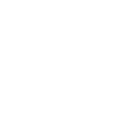
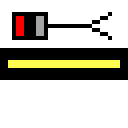
The second w=128, h=128 image is a revision of the first. Changes to its layers:
showed group "Shunting Signal" (4 layers) over [0, 12, 128, 80]
showed "Route" (8th of 25, in "Shunting Signal") over [0, 48, 128, 80]
added layer "Yellow2Off copy 2" in group "Shunting Signal" over [12, 12, 112, 40]
